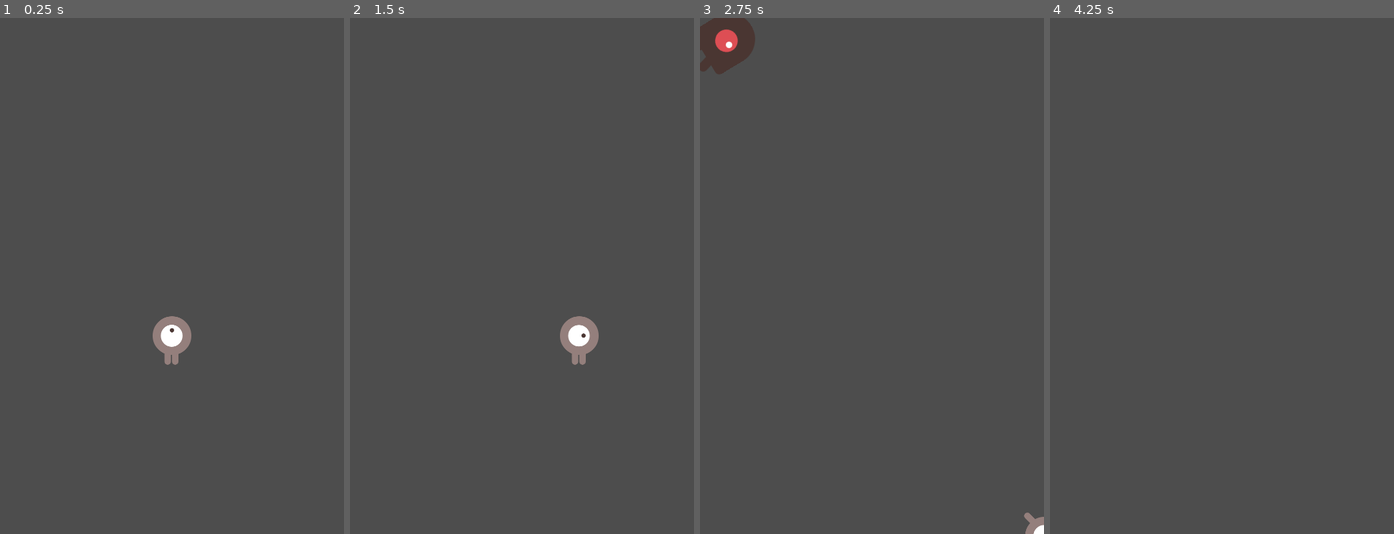
Above: before the commit, frames 1-4 (left to right).
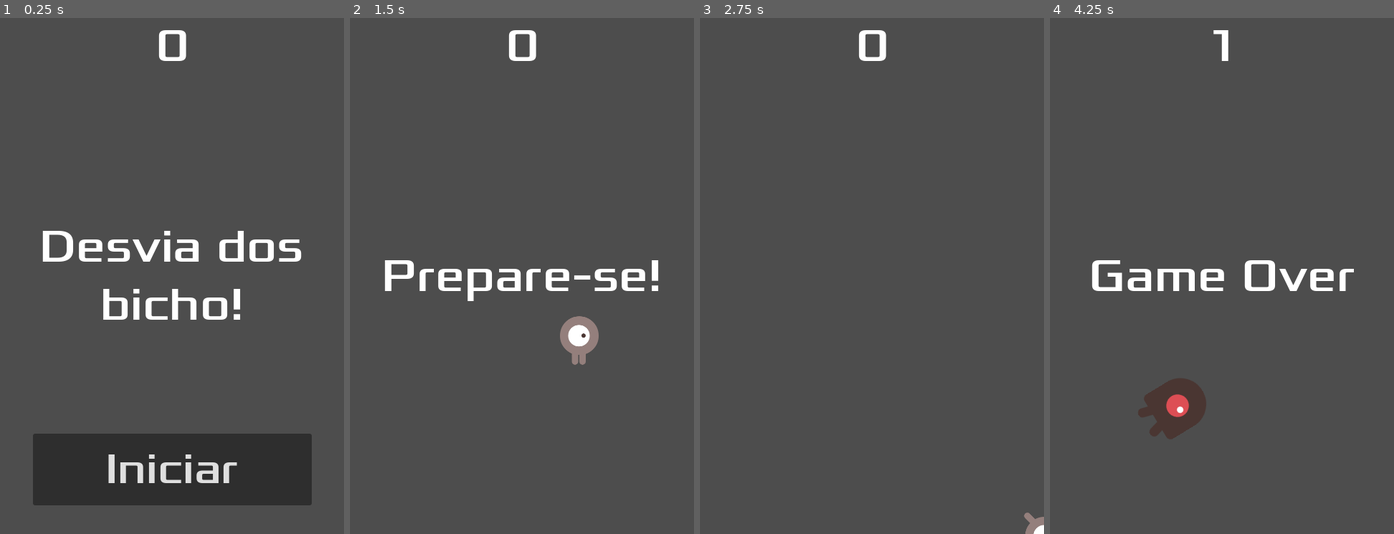
Above: after the commit, the same moments.

Repository: heitor-ps/first2D
Game: Godot game, scene res://Main.tscn
The game is run twice, just before and just after one commit, with the same random seed, the same clock (stepped at 60 frames per second) and the same inputs.
Inputs (mouse positions are in pixels of both pictures, inside the frame that each line leads up to):
- Up to frame 1 (0.25 s): no input
- Up to frame 2 (1.5 s): click (522, 472) at 0.5 s, where only the run after the commit has a clickable "Iniciar"; tap Enter at 1.25 s; hold Right (move_right) from 1.28 s (still down)
- Up to frame 3 (2.75 s): release Right (move_right) at 2.03 s; hold Down (move_down) from 2.03 s (still down)
- Up to frame 4 (4.25 s): release Down (move_down) at 2.78 s; hold Right (move_right) 2.78-3.53 s; hold Up (move_up) from 3.53 s (still down)

The runs differ from the first frame. In frame 1, 15% of the frame differs, in the area x 9-91%, y 2-95%; in frame 2, 2.1%; in frame 3, 1.7%; in frame 4, 3.4%.

Commit message:
game looping works fine

Diff:
--- /dev/null
+++ b/HUD.gd
@@ -0,0 +1,38 @@
+extends CanvasLayer
+
+signal start_game
+
+
+# Called when the node enters the scene tree for the first time.
+func _ready():
+	pass # Replace with function body.
+
+
+# Called every frame. 'delta' is the elapsed time since the previous frame.
+func _process(delta):
+	pass
+
+func show_message(text):
+	$Message.text = text
+	$Message.show()
+	$MessageTimer.start()
+
+func show_game_over():
+	show_message("Game Over")
+	await $MessageTimer.timeout
+
+	$Message.text = "Desvia dos bicho!"
+	$Message.show()
+
+	await get_tree().create_timer(1.0).timeout
+	$StartButton.show()
+
+func update_score(score):
+	$ScoreLabel.text = str(score)
+
+func _on_message_timer_timeout():
+	$Message.hide()
+
+func _on_start_button_pressed():
+	$StartButton.hide()
+	start_game.emit()
--- /dev/null
+++ b/HUD.tscn
@@ -0,0 +1,64 @@
+[gd_scene load_steps=3 format=3 uid="uid://bohfkmbff4shf"]
+
+[ext_resource type="Script" path="res://HUD.gd" id="1_rv8gn"]
+[ext_resource type="FontFile" uid="uid://t4g1vso44yqp" path="res://fonts/Xolonium-Regular.ttf" id="2_4u1te"]
+
+[node name="HUD" type="CanvasLayer"]
+script = ExtResource("1_rv8gn")
+
+[node name="ScoreLabel" type="Label" parent="."]
+anchors_preset = 5
+anchor_left = 0.5
+anchor_right = 0.5
+offset_left = -22.5
+offset_right = 22.5
+offset_bottom = 78.0
+grow_horizontal = 2
+size_flags_vertical = 1
+theme_override_fonts/font = ExtResource("2_4u1te")
+theme_override_font_sizes/font_size = 64
+text = "0"
+horizontal_alignment = 1
+vertical_alignment = 1
+
+[node name="Message" type="Label" parent="."]
+anchors_preset = 8
+anchor_left = 0.5
+anchor_top = 0.5
+anchor_right = 0.5
+anchor_bottom = 0.5
+offset_left = -240.0
+offset_top = -120.0
+offset_right = 240.0
+offset_bottom = 120.0
+grow_horizontal = 2
+grow_vertical = 2
+theme_override_fonts/font = ExtResource("2_4u1te")
+theme_override_font_sizes/font_size = 64
+text = "Desvia dos bicho!"
+horizontal_alignment = 1
+vertical_alignment = 1
+autowrap_mode = 2
+
+[node name="MessageTimer" type="Timer" parent="."]
+wait_time = 2.0
+one_shot = true
+
+[node name="StartButton" type="Button" parent="."]
+anchors_preset = 7
+anchor_left = 0.5
+anchor_top = 1.0
+anchor_right = 0.5
+anchor_bottom = 1.0
+offset_left = -194.5
+offset_top = -140.0
+offset_right = 194.5
+offset_bottom = -40.0
+grow_horizontal = 2
+grow_vertical = 0
+theme_override_fonts/font = ExtResource("2_4u1te")
+theme_override_font_sizes/font_size = 60
+text = "Iniciar"
+
+[connection signal="timeout" from="MessageTimer" to="." method="_on_message_timer_timeout"]
+[connection signal="pressed" from="StartButton" to="." method="_on_start_button_pressed"]
--- a/Main.tscn
+++ b/Main.tscn
@@ -1,8 +1,9 @@
-[gd_scene load_steps=5 format=3 uid="uid://nlbnualscv1v"]
+[gd_scene load_steps=6 format=3 uid="uid://nlbnualscv1v"]
 
 [ext_resource type="Script" path="res://main.gd" id="1_47n5a"]
 [ext_resource type="PackedScene" uid="uid://bkpmgf5o82hwi" path="res://Mob.tscn" id="2_385th"]
 [ext_resource type="PackedScene" uid="uid://lx3q1m4f2tqc" path="res://Player.tscn" id="3_02dkk"]
+[ext_resource type="PackedScene" uid="uid://bohfkmbff4shf" path="res://HUD.tscn" id="4_iowlp"]
 
 [sub_resource type="Curve2D" id="Curve2D_l8xs3"]
 _data = {
@@ -33,7 +34,10 @@
 
 [node name="MobSpawnLocation" type="PathFollow2D" parent="MobPath"]
 
+[node name="HUD" parent="." instance=ExtResource("4_iowlp")]
+
 [connection signal="hit" from="Player" to="." method="game_over"]
 [connection signal="timeout" from="MobTimer" to="." method="_on_mob_timer_timeout"]
 [connection signal="timeout" from="ScoreTimer" to="." method="_on_score_timer_timeout"]
 [connection signal="timeout" from="StartTimer" to="." method="_on_start_timer_timeout"]
+[connection signal="start_game" from="HUD" to="." method="new_game"]
--- a/main.gd
+++ b/main.gd
@@ -5,16 +5,19 @@
 
 
 func _ready():
-	new_game()
+	pass
 
 func game_over():
 	$ScoreTimer.stop()
 	$MobTimer.stop()
+	$HUD.show_game_over()
 
 func new_game():
 	score = 0
 	$Player.start($StartPosition.position)
 	$StartTimer.start()
+	$HUD.update_score(score)
+	$HUD.show_message("Prepare-se!")
 
 func _on_start_timer_timeout():
 	$MobTimer.start()
@@ -22,6 +25,7 @@
 
 func _on_score_timer_timeout():
 	score += 1
+	$HUD.update_score(score)
 
 func _on_mob_timer_timeout():
 	var mob = mob_scene.instantiate()
